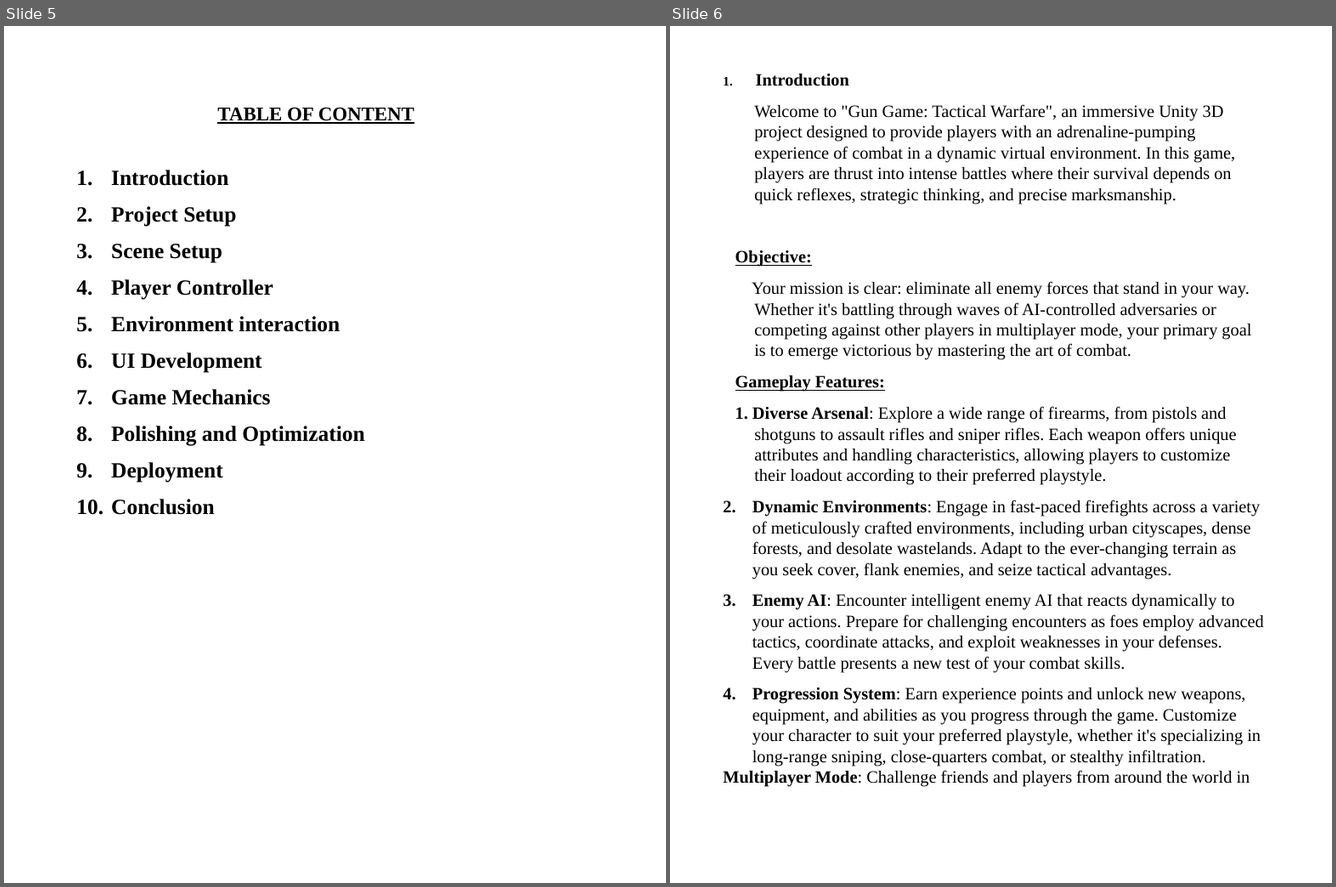
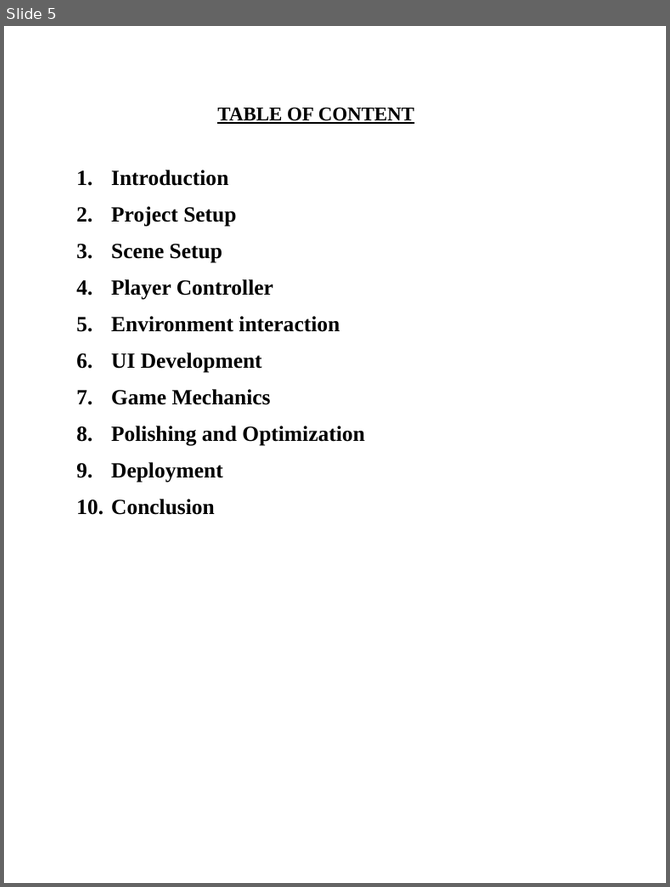
Before and after one commit to Archit-sharma01/untitled, a slide deck: Archit PPT.pptx. Shown side by side, each under a label of ours: slides 5 and 6 before the commit, slide 5 after it. The pictures are 1336x887 and 670x887 pixels, drawn with LibreOffice and Linux fonts; fonts in the diff are those of the drawing; background and template pictures are left out. Boxes give left, top, right and bottom in pixels: in the first picture for what was removed or moved away, otherwise in the second. Text is boxed around its words. In the diff, an @@ line names an element or a change of style, - is before the commit and + after.

```diff
--- a/Archit PPT.pptx
+++ b/Archit PPT.pptx
@@ slide 6 removed at box(670, 26, 1332, 883), background picture (left out) @@
@@ text removed at box(723, 74, 1264, 787) @@
-1. Introduction
-Welcome to "Gun Game: Tactical Warfare", an immersive Unity 3D project designed to provide players with an adrenaline-pumping experience of combat in a dynamic virtual environment. In this game, players are thrust into intense battles where their survival depends on quick reflexes, strategic thinking, and precise marksmanship.
-Objective:
-Your mission is clear: eliminate all enemy forces that stand in your way. Whether it's battling through waves of AI-controlled adversaries or competing against other players in multiplayer mode, your primary goal is to emerge victorious by mastering the art of combat.
-Gameplay Features:
-1. Diverse Arsenal: Explore a wide range of firearms, from pistols and shotguns to assault rifles and sniper rifles. Each weapon offers unique attributes and handling characteristics, allowing players to customize their loadout according to their preferred playstyle.
-1. Dynamic Environments: Engage in fast-paced firefights across a variety of meticulously crafted environments, including urban cityscapes, dense forests, and desolate wastelands. Adapt to the ever-changing terrain as you seek cover, flank enemies, and seize tactical advantages.
-2. Enemy AI: Encounter intelligent enemy AI that reacts dynamically to your actions. Prepare for challenging encounters as foes employ advanced tactics, coordinate attacks, and exploit weaknesses in your defenses. Every battle presents a new test of your combat skills.
-3. Progression System: Earn experience points and unlock new weapons, equipment, and abilities as you progress through the game. Customize your character to suit your preferred playstyle, whether it's specializing in long-range sniping, close-quarters combat, or stealthy infiltration.
-Multiplayer Mode: Challenge friends and players from around the world in
```
Also in this commit, not shown: 1 slide changed, 14 slides added, 31 other slides removed.
